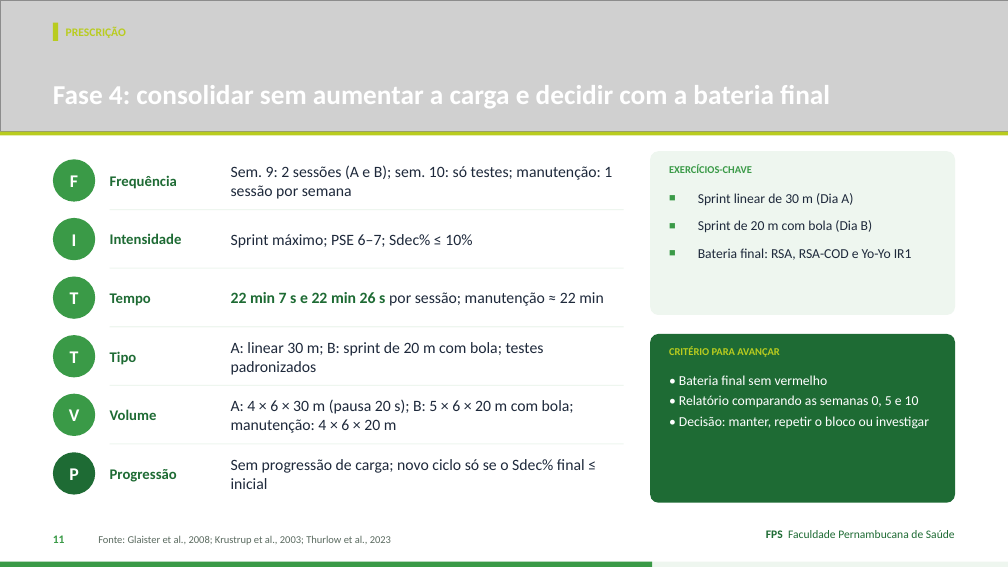
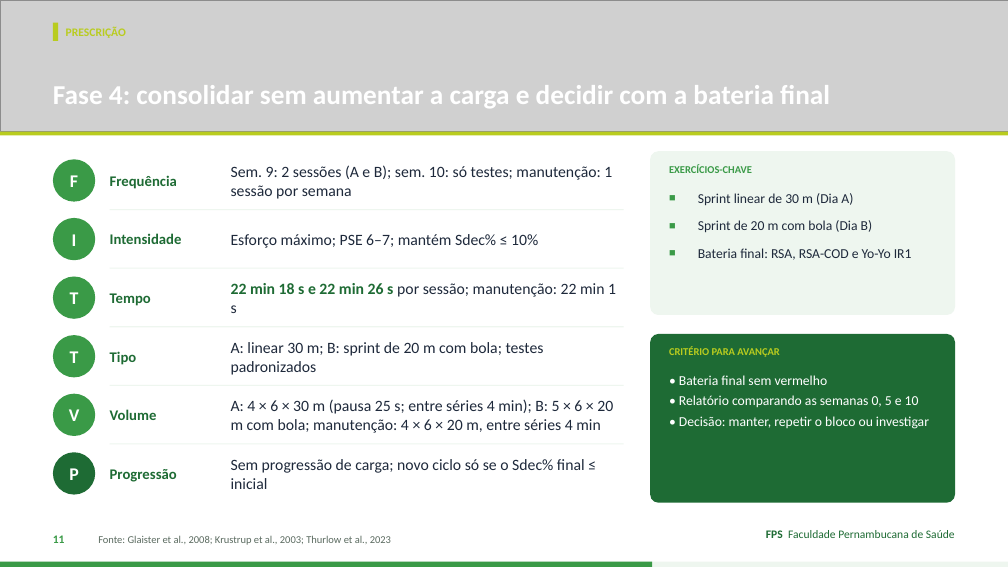
Before and after one commit to Institutomoraisandrade/CRM, a slide deck: slide 11 of trabalho-fps/trabalhos/2026-11-11-handebol-rsa/apresentacao.pptx. Drawn at 1008x567 pixels with LibreOffice and Linux fonts; fonts in the diff are those of the drawing; grey boxes stand for pictures. Boxes give left, top, right and bottom in pixels: in the first picture for what was removed or moved away, otherwise in the second. Text is boxed around its words. In the diff, an @@ line names an element or a change of style, - is before the commit and + after.

```diff
--- a/trabalho-fps/trabalhos/2026-11-11-handebol-rsa/apresentacao.pptx
+++ b/trabalho-fps/trabalhos/2026-11-11-handebol-rsa/apresentacao.pptx
@@ text at box(231, 234, 538, 248): text changed @@
-Sprint máximo; PSE 6–7; Sdec% ≤ 10%
+Esforço máximo; PSE 6–7; mantém Sdec% ≤ 10%
@@ text at box(231, 283, 616, 313): text changed @@
-22 min 7 s e 22 min 26 s por sessão; manutenção ≈ 22 min
+22 min 18 s e 22 min 26 s por sessão; manutenção: 22 min 1 s
@@ text at box(231, 399, 613, 433): text changed @@
-A: 4 × 6 × 30 m (pausa 20 s); B: 5 × 6 × 20 m com bola; manutenção: 4 × 6 × 20 m
+A: 4 × 6 × 30 m (pausa 25 s; entre séries 4 min); B: 5 × 6 × 20 m com bola; manutenção: 4 × 6 × 20 m, entre séries 4 min
```
Also in this commit, not shown: 10 other slides changed, 2 other files.
